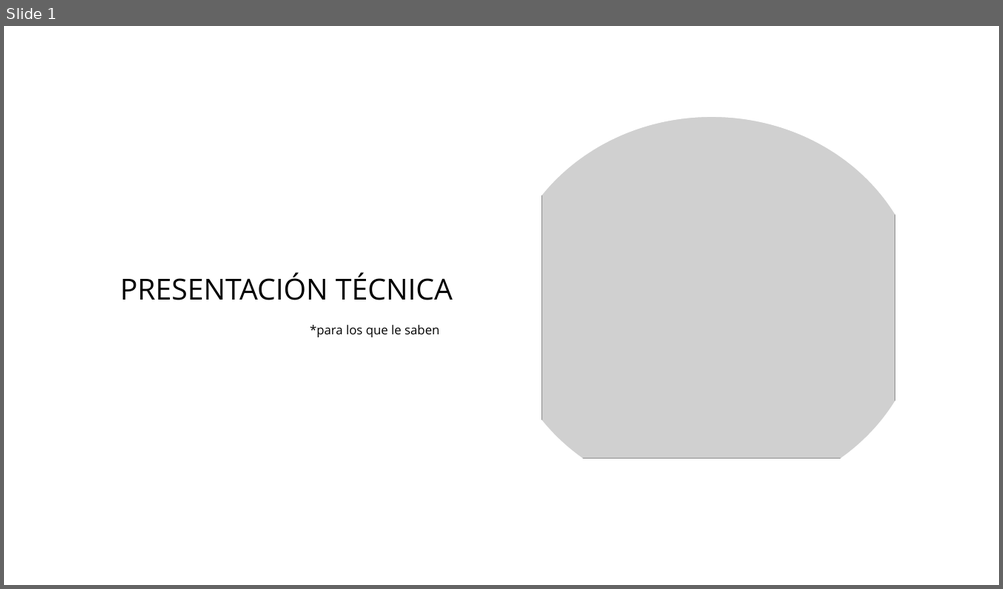
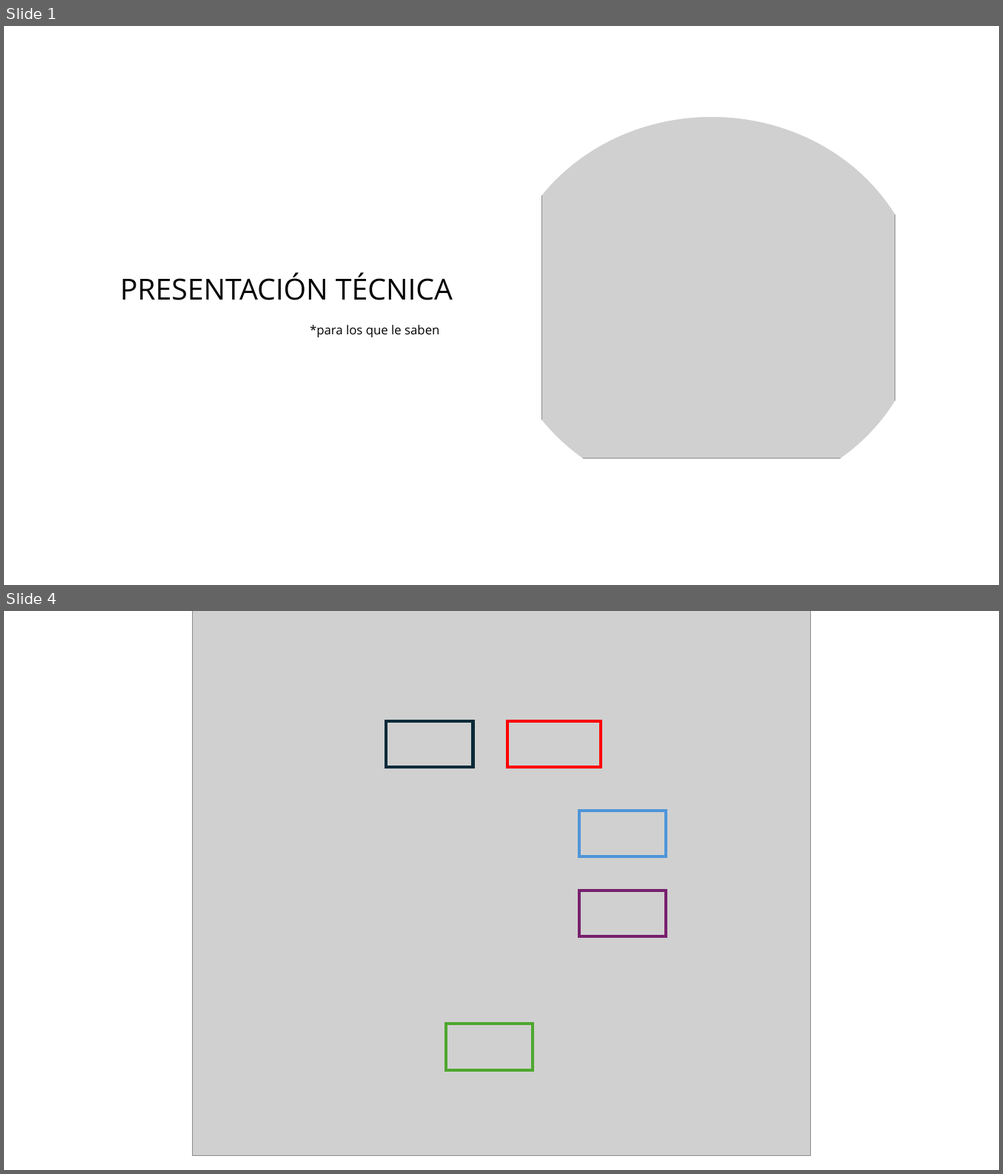
Before and after one commit to alejokawaii/DanielAlejandroSalcedoPerez_proyecto_final_ML, a slide deck: docs/Presentación1.pptx. Shown one above the other, each under a label of ours: slide 1 before the commit, slides 1 and 4 after it; the slides between them are not shown. The pictures are 1003x589 and 1003x1174 pixels, drawn with LibreOffice and Linux fonts; fonts in the diff are those of the drawing; grey boxes stand for pictures. Boxes give left, top, right and bottom in pixels: in the first picture for what was removed or moved away, otherwise in the second. Text is boxed around its words. In the diff, an @@ line names an element or a change of style, - is before the commit and + after.

```diff
--- a/docs/Presentación1.pptx
+++ b/docs/Presentación1.pptx
@@ slide 4 added at bbox=[4, 611, 999, 1170], background #FFFFFF @@
@@ picture added at bbox=[193, 611, 811, 1156] @@
@@ rectangle added at bbox=[386, 721, 473, 768], outline #092A39 3 pt @@
@@ rectangle added at bbox=[508, 721, 601, 768], outline #FF0000 3 pt @@
@@ rectangle added at bbox=[579, 811, 666, 857], outline #4E95D9 3 pt @@
@@ rectangle added at bbox=[579, 891, 666, 937], outline #78206E 3 pt @@
@@ rectangle added at bbox=[446, 1025, 533, 1071], outline #4EA72E 3 pt @@
```
Also in this commit, not shown: 8 slides changed, 9 other slides added.
